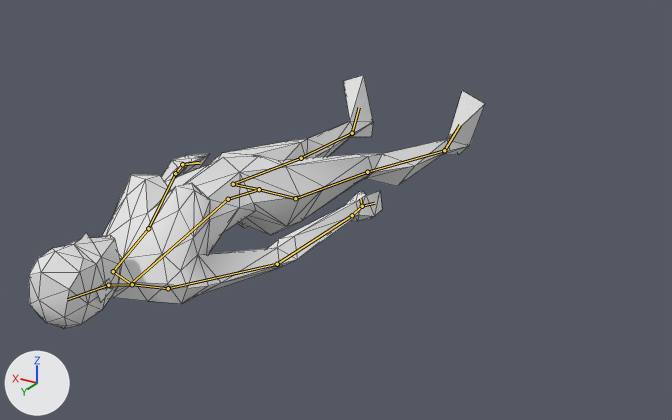
An edit to the Blender file Art/newCharacters/femaleAdjusted.blend, drawn before and after from the same camera.
The view is the same before and after, from a 50 mm lens placed at (-5.34, 10.85, 3.64), pointed at (-0.89, 3.44, -0.06). Arrows for +X, +Y and +Z are at lower left; the lights stay in place. Both versions are drawn at the pose saved in each file; the numbers are the values there. The bones that bend it are drawn over the model as lines. Mesh edges are drawn as thin lines.
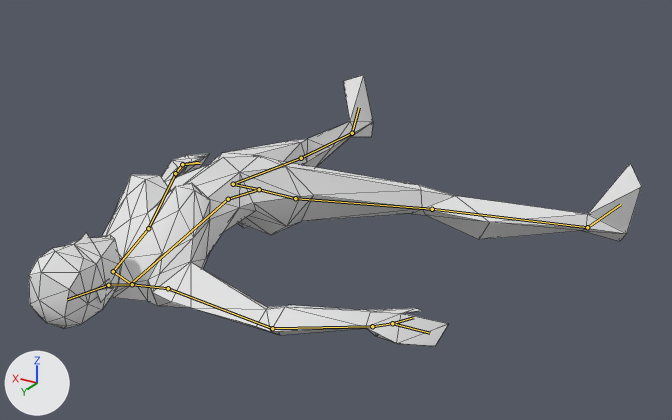
Diff of the bpy script that builds the scene:
```diff
--- a/Art/newCharacters/femaleAdjusted.blend.py
+++ b/Art/newCharacters/femaleAdjusted.blend.py
@@ bone_upperarm_r @@
 bone_upperarm_r = bpy.data.objects['Armature'].pose.bones['UpperArm_R']  # child of 'Shoulder_R'
-bone_upperarm_r.rotation_quaternion = (1.0, 0.0, 0.0, 0.0)  # degrees (0, 0, 0)
+bone_upperarm_r.rotation_quaternion = (0.844, 0.149, 0.034, -0.514)  # degrees (13, 12, -61)
@@ bone_upperleg_r @@
 bone_upperleg_r = bpy.data.objects['Armature'].pose.bones['UpperLeg_R']  # child of 'Hip_R'
-bone_upperleg_r.rotation_quaternion = (1.0, 0.0, 0.0, 0.0)  # degrees (0, 0, 0)
+bone_upperleg_r.rotation_quaternion = (0.897, 0.272, 0.05, 0.346)  # degrees (32, -6, 41)
```

Pixel boxes (x1, y1, x2, y2) of what changed, in the pictures (672 x 420 px):
'Cylinder.002', posed (34% wider, 7% taller): before (29, 75, 485, 329); after (29, 75, 641, 346)
bone 'UpperArm_R', root to tip: before (168, 288) to (277, 264); after (168, 288) to (272, 328)
bone 'UpperLeg_R', root to tip: before (295, 198) to (367, 172); after (295, 198) to (432, 209)
